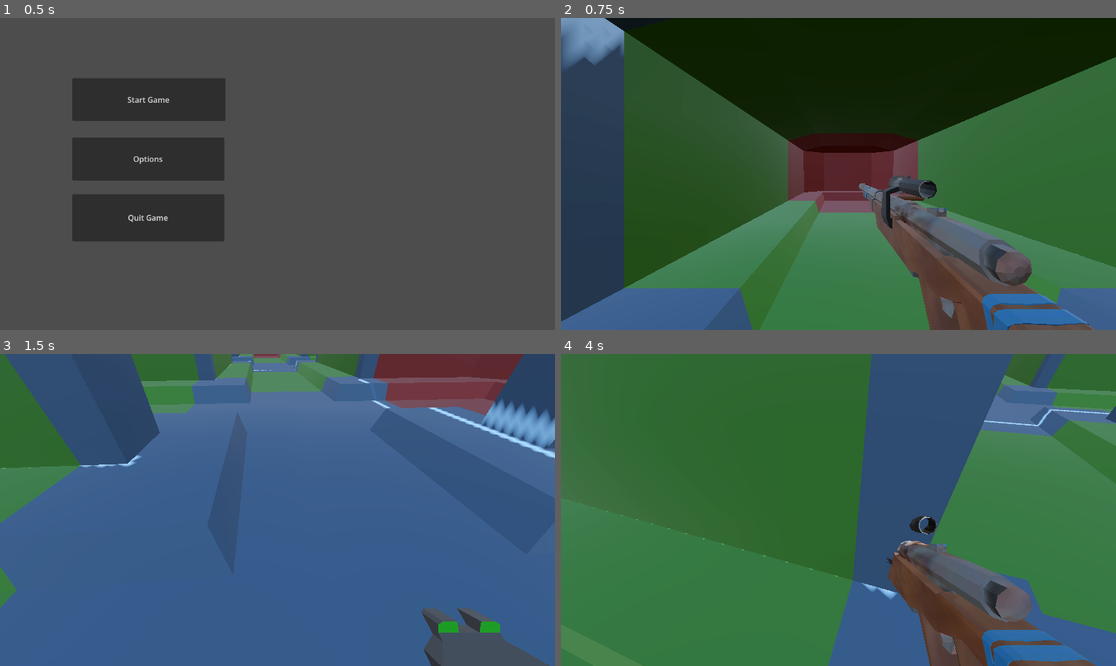
Above: before the commit, frames 1-4 (two rows, left to right).
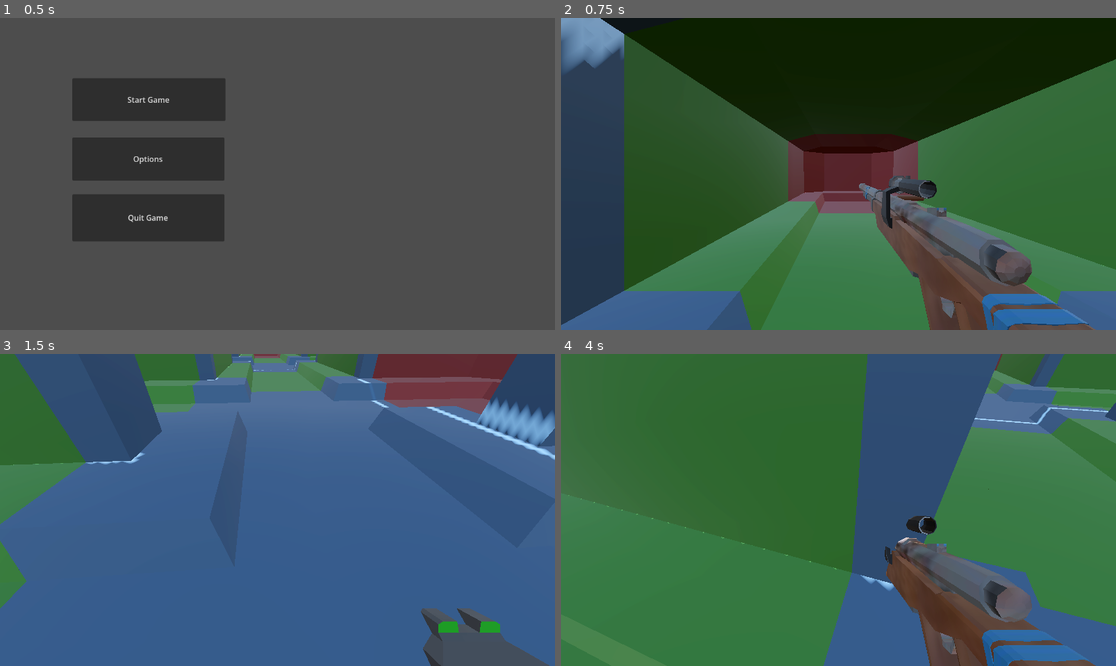
Above: after the commit, the same moments.

Repository: MikaelVV/tunnelsgame
Game: Godot game, scene res://Scenes/MainMenu.tscn
Two runs of this game, one before a commit and one after it. Both use one fixed random seed, a clock stepped at 60 frames per second and the inputs below.
Inputs (mouse positions are in pixels of both pictures, inside the frame that each line leads up to):
- Up to frame 1 (0.5 s): no input
- Up to frame 2 (0.75 s): click "Start Game" at 0.5 s
- Up to frame 3 (1.5 s): tap Enter at 1.25 s; move the mouse to (305, 510) at 1.27 s; hold W (up) from 1.28 s (still down); tap 1 (next_weapon) at 1.35 s
- Up to frame 4 (4 s): keep holding W (up); tap Space (jump) at 1.52, 2.27, 3.77 s; move the mouse to (810, 510) at 2.02 s; tap 2 (previous_weapon) at 2.1 s; move the mouse to (849, 503) at 2.77 s; press the mouse at (849, 503) at 2.78 s; move the mouse to (832, 516) at 3.52 s; release the mouse at (832, 516) at 3.53 s; tap Shift (sprint) at 3.6 s

Frame 1 is identical in both runs. In frame 2, 1.5% of the frame differs, in the area x 0-100%, y 0-100%; in frame 3, 2.6%; in frame 4, 3.5%, in the area x 1-100%, y 0-100%.

Commit message:
Camera jittering fix

Diff:
--- a/Scenes/testworld.tscn
+++ b/Scenes/testworld.tscn
@@ -3,6 +3,7 @@
 [ext_resource type="PackedScene" uid="uid://bds02p0xaovdx" path="res://Scenes/player.tscn" id="1_ywrmy"]
 [ext_resource type="PackedScene" uid="uid://bptghv5tgautt" path="res://Guns Assets/Sacv Bolt Rifle.glb" id="2_lqhb6"]
 [ext_resource type="PackedScene" uid="uid://bdhopr8kck4jv" path="res://Guns Assets/pistol proto.glb" id="3_7mloq"]
+[ext_resource type="PackedScene" uid="uid://c0amvwo43vim1" path="res://Scenes/pause_menu.tscn" id="4_wr54j"]
 
 [sub_resource type="ProceduralSkyMaterial" id="ProceduralSkyMaterial_ywrmy"]
 sky_horizon_color = Color(0.66224277, 0.6717428, 0.6867428, 1)
@@ -38,3 +39,12 @@
 
 [node name="pistol proto" parent="." unique_id=1622857441 instance=ExtResource("3_7mloq")]
 transform = Transform3D(0.5, 0, 0, 0, 0.5, 0, 0, 0, 0.5, -6.6215196, 1.9610956, 4.74128)
+
+[node name="CanvasLayer" type="CanvasLayer" parent="." unique_id=1933830141]
+
+[node name="PauseMenu" parent="CanvasLayer" unique_id=95953639 instance=ExtResource("4_wr54j")]
+offset_left = 7.0
+offset_top = 3.0
+offset_right = 7.0
+offset_bottom = 3.0
+metadata/_edit_use_anchors_ = true
--- a/project.godot
+++ b/project.godot
@@ -78,4 +78,6 @@
 
 [physics]
 
+common/physics_jitter_fix=0.0
 3d/physics_engine="Jolt Physics"
+common/physics_interpolation=true
